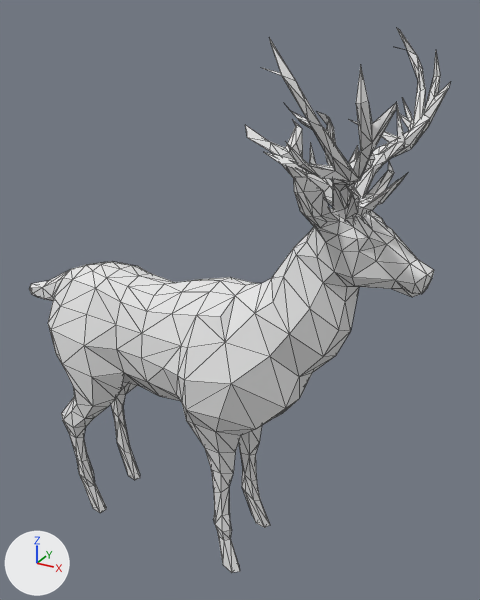
A saved change to the OBJ model resources/deer.obj.
The view is the same before and after, from a 50 mm lens placed at (847.0, -1372.0, 1497.0), pointed at (51.0, 75.0, 773.0). Every picture has the same lights, and +X, +Y and +Z are marked at lower left. Mesh edges are drawn as thin lines. Where no turn or scale is listed for an object, it has been applied to the vertices.

Names of what the first picture shows: 'deer'.
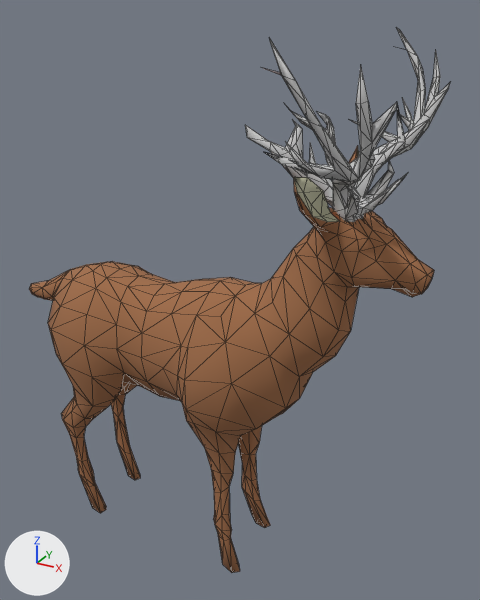
The newer file is also turned or shifted as a whole; pictures and numbers use the older file's frame.

What differs and where, as boxes (x1, y1, x2, y2) in the pictures (480 x 600 px):
```json
{"object": "deer", "change": "recoloured, surface changed", "before": [29, 28, 450, 573], "after": [29, 28, 450, 573], "on screen": "grey to brown"}
{"part": 1, "of": "me_deer", "change": "recoloured", "before": [29, 146, 434, 573], "after": [29, 146, 434, 573], "on screen": "grey to brown"}
{"part": 2, "of": "me_deer", "change": "recoloured", "before": [294, 149, 359, 222], "after": [294, 149, 359, 222]}
{"part": 3, "of": "me_deer", "change": "recoloured", "before": [245, 28, 450, 222], "after": [245, 28, 450, 222]}
```

Scene script edits in JSON lines:
```json
{"op": "set", "path": "mat_mat.base_color", "old": "(0.8, 0.8, 0.8)", "new": "(0.247, 0.18, 0.176)", "note": "white #e7e7e7 -> grey #887674"}
{"op": "add", "block": "mat_material2", "code": ["mat_material2 = principled_material('Material2')", "mat_material2.base_color = (0.569, 0.569, 0.569)  # light grey #c7c7c7", "mat_material2.roughness = 1.0"]}
{"op": "add", "block": "mat_material1", "code": ["mat_material1 = principled_material('Material1')", "mat_material1.base_color = (0.353, 0.153, 0.0667)  # brown #a06d49", "mat_material1.roughness = 1.0"]}
{"op": "add", "block": "mat_material4", "code": ["mat_material4 = principled_material('Material4')", "mat_material4.base_color = (0.569, 0.565, 0.4)  # light grey #c7c6aa", "mat_material4.roughness = 1.0"]}
{"op": "add", "block": "mat_material5", "code": ["mat_material5 = principled_material('Material5')", "mat_material5.base_color = (0.322, 0.102, 0.0353)  # brown #9a5a35", "mat_material5.roughness = 1.0"]}
{"block": "me_deer", "where": "me_deer.from_pydata(...)  # 772 vertices, 1503 faces; spans x -662.0..568.0, y -370.0..368.0, z 7.0..1453.0"}
{"block": "me_deer", "where": "# used by ob_deer; location = (0.0, 0.0, 0.0)"}
{"block": "me_deer", "change": "me_deer part 1: 892 faces spanning x -662.0..568.0, y -186.0..184.0, z 7.0..1194.0 switch from mat_mat (white #e7e7e7) to mat_material1 (brown #a06d49)"}
{"block": "me_deer", "change": "me_deer part 2: 29 faces spanning x 312.0..375.0, y -186.0..184.0, z 1080.0..1194.0 switch from mat_mat (white #e7e7e7) to mat_material4 (light grey #c7c6aa)"}
{"block": "me_deer", "change": "me_deer part 3: 576 faces spanning x 162.0..512.0, y -370.0..368.0, z 1038.0..1453.0 switch from mat_mat (white #e7e7e7) to mat_material2 (light grey #c7c7c7)"}
{"block": "me_deer", "change": "me_deer part 4: the surface is now shaded smooth"}
{"op": "add", "block": "me_deer", "code": "me_deer.materials.append(mat_material5)  # brown #9a5a35"}
```
